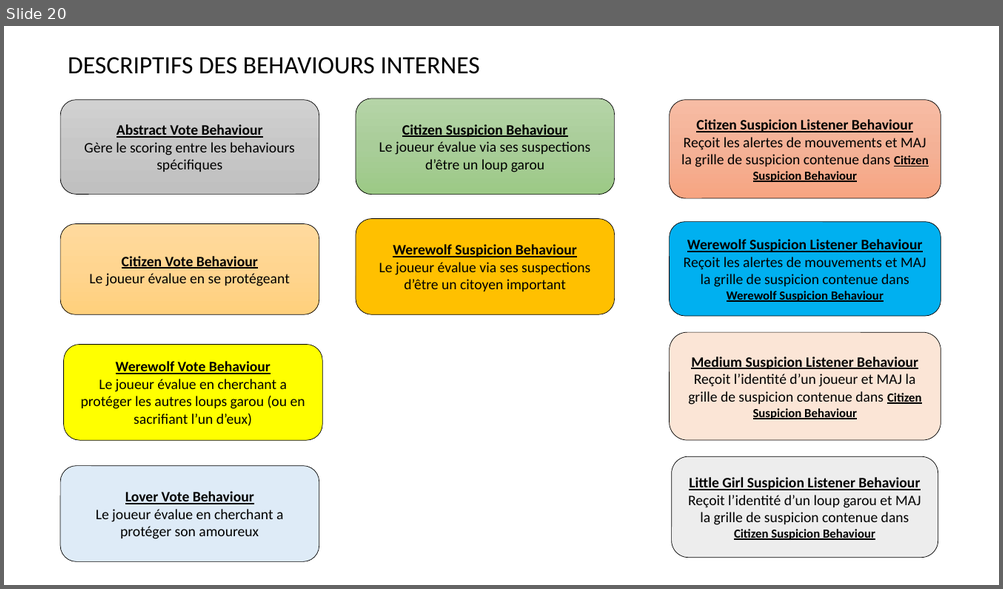
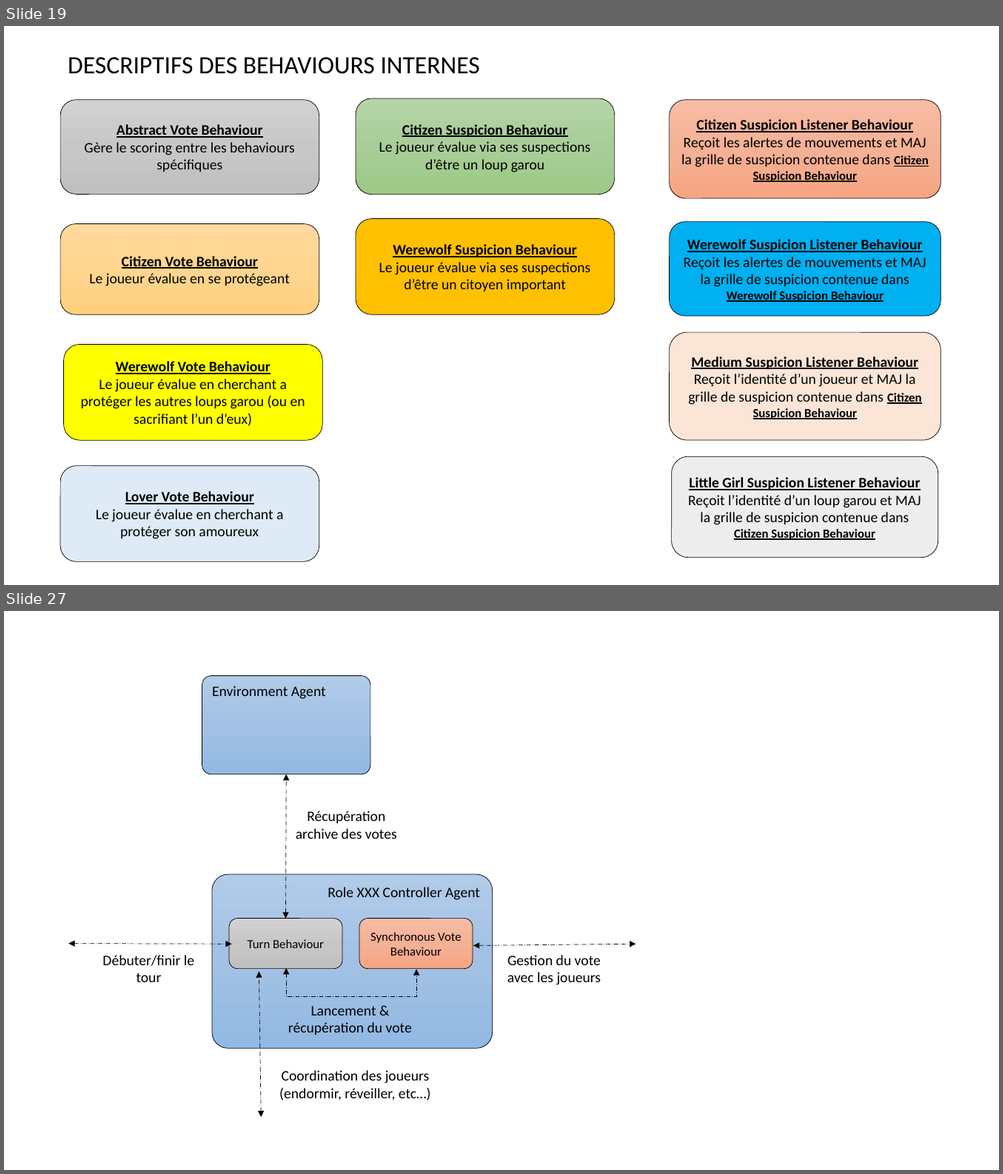
Before and after one commit to konamdav/Loup-Garou, a slide deck: README.pptx. Shown one above the other, each under a label of ours: slide 20 before the commit, slides 19 and 27 after it; the slides between them are not shown. The pictures are 1003x589 and 1003x1174 pixels, drawn with LibreOffice and Linux fonts; fonts in the diff are those of the drawing. Boxes give left, top, right and bottom in pixels: in the first picture for what was removed or moved away, otherwise in the second. Text is boxed around its words. In the diff, an @@ line names an element or a change of style, - is before the commit and + after.

```diff
--- a/README.pptx
+++ b/README.pptx
@@ slide 27 added at <box>4,611,999,1170</box>, background #FFFFFF @@
@@ rounded rectangle added at <box>202,676,370,775</box>, fill gradient #B1CBE9 to #A3C1E5 to #93B9E4, outline #000000 0.5 pt, 14 pt, text #000000 @@
+Environment Agent
@@ double arrow added from (286, 918) to (286, 775), #000000 0.5 pt dashed @@
@@ text added at <box>296,811,397,839</box>, 14 pt, text #000000 @@
+Récupération archive des votes
@@ rounded rectangle added at <box>212,874,492,1048</box>, fill gradient #B1CBE9 to #A3C1E5 to #93B9E4, outline #000000 0.5 pt, 14 pt, text #000000 @@
+Role XXX Controller Agent
@@ rounded rectangle added at <box>229,918,343,968</box>, fill gradient #D2D2D2 to #C8C8C8 to #C0C0C0, outline #000000 0.5 pt, 12 pt, text #000000 @@
+Turn Behaviour
@@ rounded rectangle added at <box>359,918,472,968</box>, fill gradient #F7BDA5 to #F5B196 to #F8A582, outline #000000 0.5 pt, 12 pt, text #000000 @@
+Synchronous Vote Behaviour
@@ double arrow added from (69, 944) to (232, 945), #000000 0.5 pt dashed @@
@@ text added at <box>102,955,194,982</box>, 14 pt, text #000000 @@
+Débuter/finir le tour
@@ double arrow added from (473, 946) to (636, 945), #000000 0.5 pt dashed @@
@@ text added at <box>507,955,601,985</box>, 14 pt, text #000000 @@
+Gestion du vote avec les joueurs
@@ double arrow added from (261, 1118) to (259, 972), #000000 0.5 pt dashed @@
@@ elbow double arrow added from (286, 968) to (417, 970), #000000 0.5 pt dashed @@
@@ text added at <box>288,1006,412,1035</box>, 14 pt, text #000000 @@
+Lancement & récupération du vote
@@ text added at <box>279,1071,431,1101</box>, 14 pt, text #000000 @@
+Coordination des joueurs (endormir, réveiller, etc…)
@@ what was slide 20 is now slide 19 @@
```
Also in this commit, not shown: 9 slides changed, 2 other slides added.
